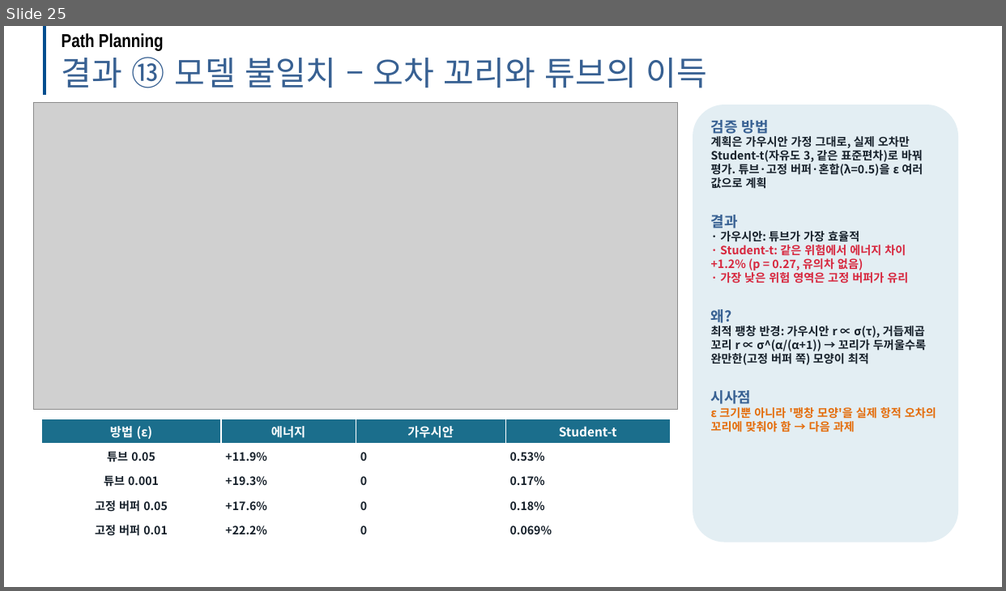
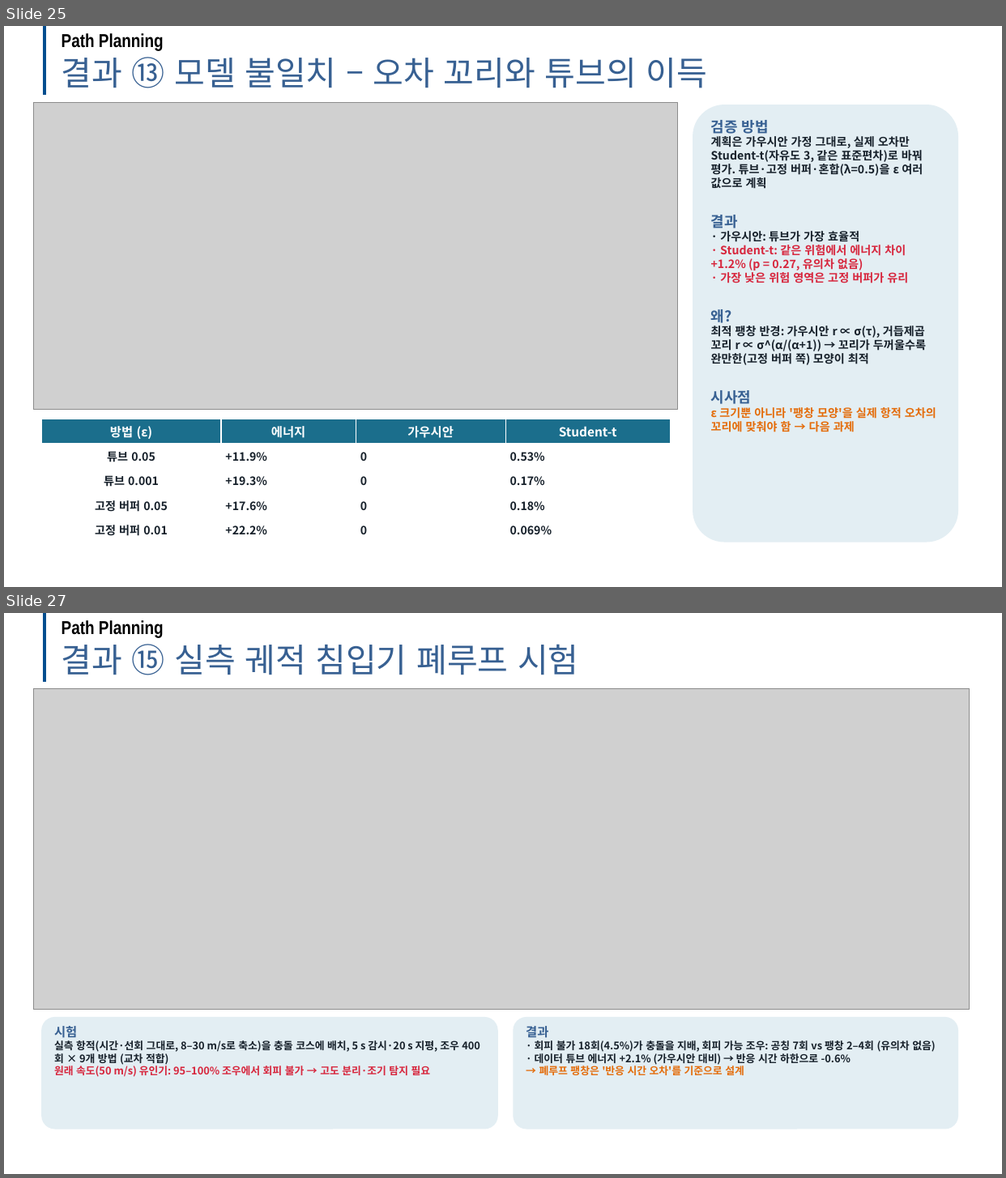
Before and after one commit to dnfl5345/Drone_path_opt, a slide deck: docs/drone_soc_path_planning_dev.pptx. Shown one above the other, each under a label of ours: slide 25 before the commit, slides 25 and 27 after it; the slides between them are not shown. The pictures are 1006x591 and 1006x1178 pixels, drawn with LibreOffice and Linux fonts; fonts in the diff are those of the drawing; grey boxes stand for pictures; background and template pictures are left out. Boxes give left, top, right and bottom in pixels: in the first picture for what was removed or moved away, otherwise in the second. Text is boxed around its words. In the diff, an @@ line names an element or a change of style, - is before the commit and + after.

```diff
--- a/docs/drone_soc_path_planning_dev.pptx
+++ b/docs/drone_soc_path_planning_dev.pptx
@@ slide 27 added at bbox=[4, 613, 1002, 1174], background #FFFFFF @@
@@ line added from (44, 613) to (44, 682), #004E8F 3.5 pt @@
@@ text added at bbox=[62, 620, 164, 638], 18 pt, text #000000, bold @@
+Path Planning
@@ text added at bbox=[62, 644, 579, 675], 32 pt, text #376092 @@
+결과 ⑮ 실측 궤적 침입기 폐루프 시험
@@ picture added at bbox=[34, 688, 970, 1010] @@
@@ rounded rectangle added at bbox=[41, 1017, 498, 1130], fill #E3EEF3, 10 pt, text #16202A, bold @@
+시험
+실측 항적(시간·선회 그대로, 8–30 m/s로 축소)을 충돌 코스에 배치, 5 s 감시·20 s 지평, 조우 400회 × 9개 방법 (교차 적합)
+원래 속도(50 m/s) 유인기: 95–100% 조우에서 회피 불가 → 고도 분리·조기 탐지 필요
@@ rounded rectangle added at bbox=[513, 1017, 958, 1130], fill #E3EEF3, 10 pt, text #16202A, bold @@
+결과
+· 회피 불가 18회(4.5%)가 충돌을 지배, 회피 가능 조우: 공칭 7회 vs 팽창 2–4회 (유의차 없음)
+· 데이터 튜브 에너지 +2.1% (가우시안 대비) → 반응 시간 하한으로 -0.6%
+→ 폐루프 팽창은 '반응 시간 오차'를 기준으로 설계
```
Also in this commit, not shown: 2 slides changed, 1 other slide added, 14 other files.
